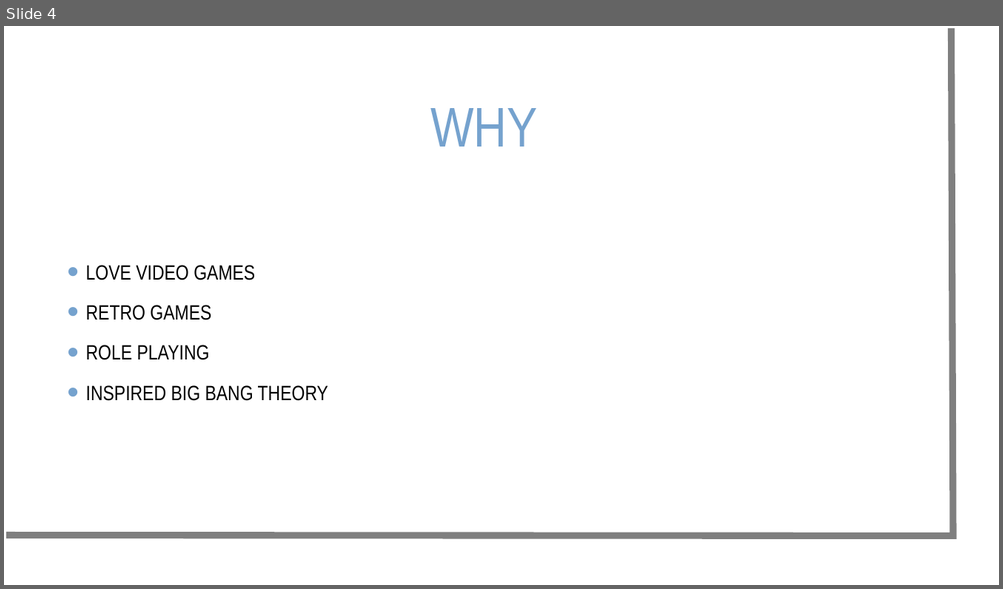
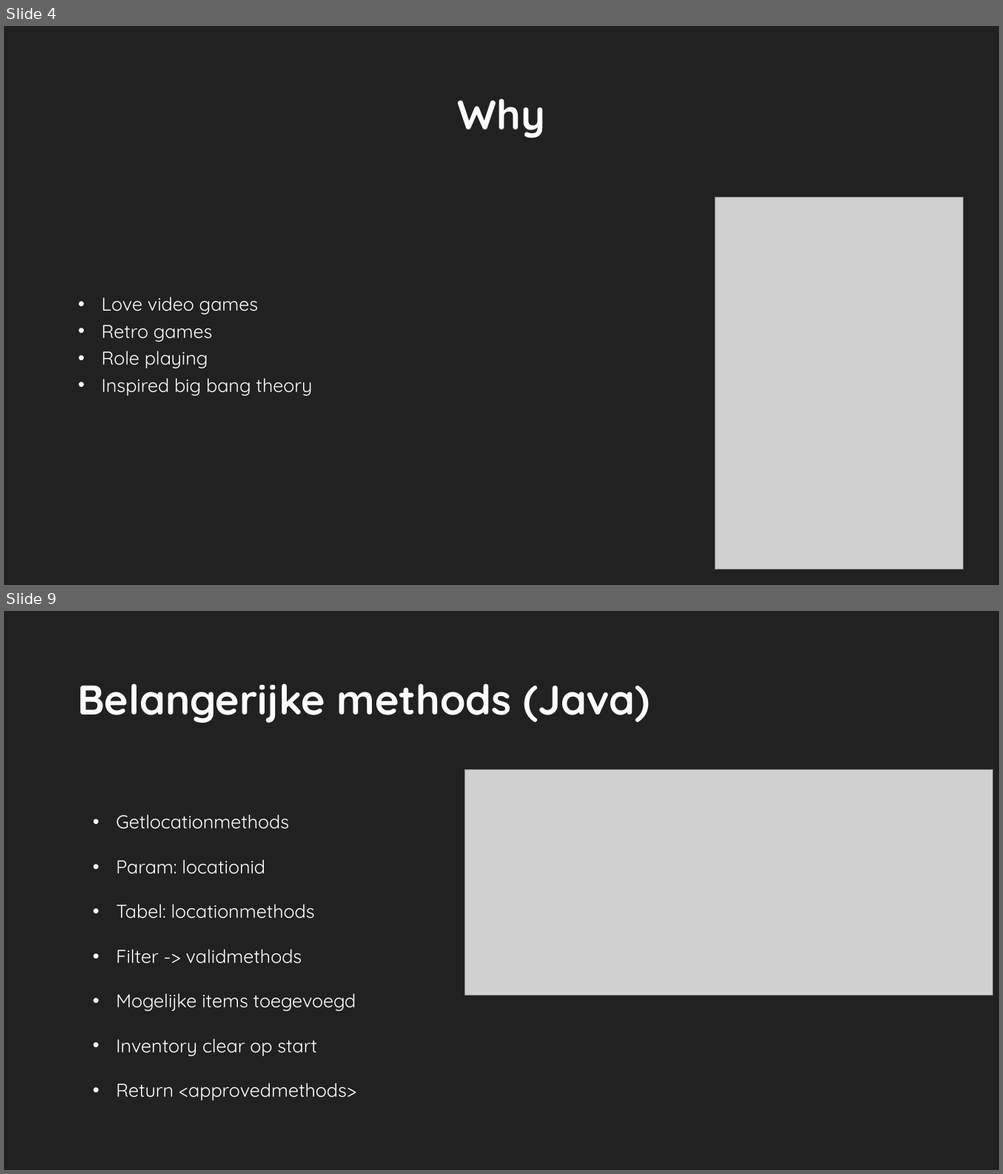
Before and after one commit to nuytsm/Gip-project-2021, a slide deck: Gip presentatie mvandenbroek.ppt. Shown one above the other, each under a label of ours: slide 4 before the commit, slides 4 and 9 after it; the slides between them are not shown. The pictures are 1003x589 and 1003x1174 pixels, drawn with LibreOffice and Linux fonts; fonts in the diff are those of the drawing; grey boxes stand for pictures; background and template pictures are left out. Boxes give left, top, right and bottom in pixels: in the first picture for what was removed or moved away, otherwise in the second. Text is boxed around its words. In the diff, an @@ line names an element or a change of style, - is before the commit and + after.

Commit message:
powerpoint & uml schema add
powerpoint en uml schema gemaakt en toegevoegd + paar kleine benamingen aangepast

```diff
--- a/Gip presentatie mvandenbroek.ppt
+++ b/Gip presentatie mvandenbroek.ppt
@@ slide 9 added at bbox=[4, 611, 999, 1170], background #212121 @@
@@ title added at bbox=[77, 684, 649, 723], 40 pt, text #FEFEFE, bold @@
+Belangerijke methods (Java)
@@ picture added at bbox=[465, 770, 992, 995] @@
@@ text added at bbox=[116, 815, 356, 1101], 18 pt, text #FFFFFF @@
+• Getlocationmethods
+• Param: locationid
+• Tabel: locationmethods
+• Filter -> validmethods
+• Mogelijke items toegevoegd
+• Inventory clear op start
+• Return <approvedmethods>
@@ slide 4 changed as well @@
@@ background picture (left out) to #212121 @@
@@ freeform shape removed at bbox=[6, 28, 953, 536] @@
@@ title "Why" at bbox=[458, 99, 545, 138]: vertical alignment middle to bottom @@
@@ title at bbox=[458, 99, 545, 138]: text changed; size 54 to 40 pt; font Arial Narrow to Quicksand; text colour #75A2CE to #FEFEFE; bold on @@
-WHY
+Why
@@ picture added at bbox=[714, 198, 962, 569] @@
@@ text at bbox=[102, 297, 312, 396]: text changed; size 20 to 18 pt; font Arial Narrow to Quicksand; text colour #000000 to #FFFFFF @@
-• LOVE VIDEO GAMES
-• RETRO GAMES
-• ROLE PLAYING
-• INSPIRED BIG BANG THEORY
+• Love video games
+• Retro games
+• Role playing
+• Inspired big bang theory
```
Also in this commit, not shown: 5 other slides changed, 15 other slides added, 2 slides removed, 8 other files.
